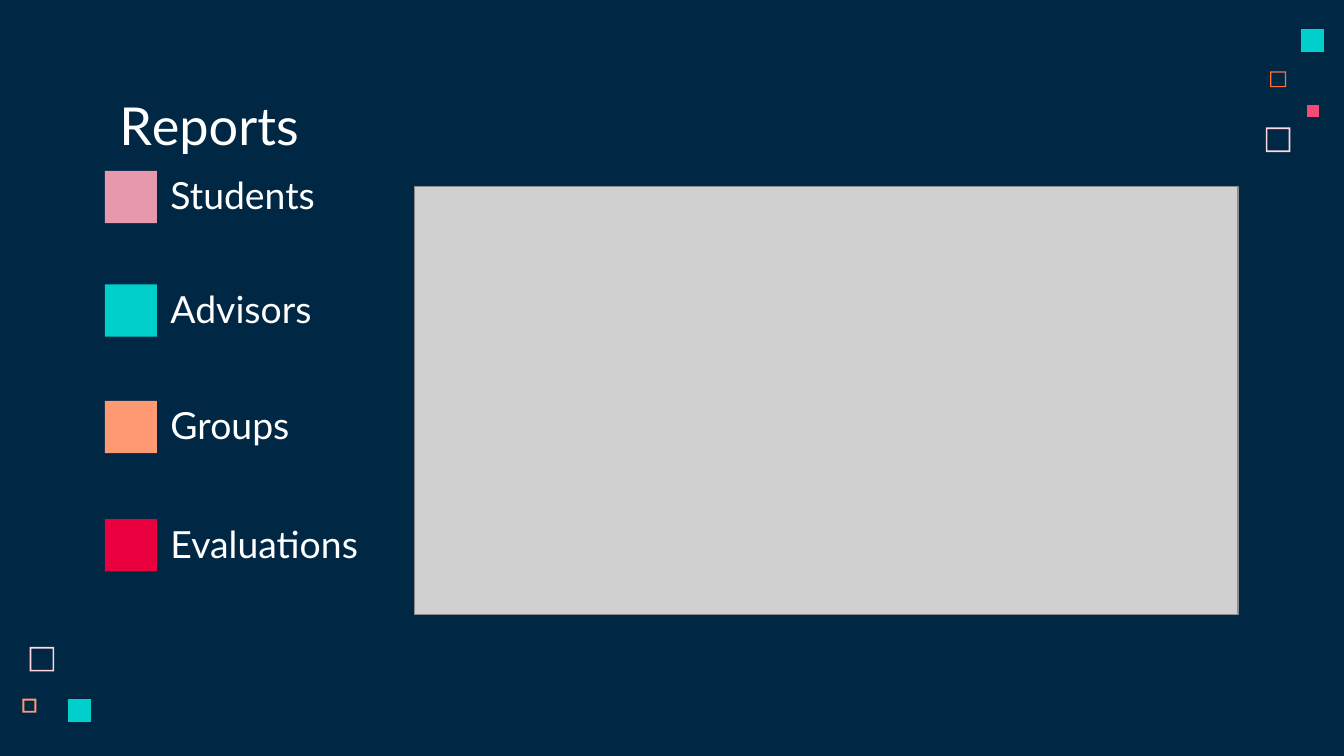
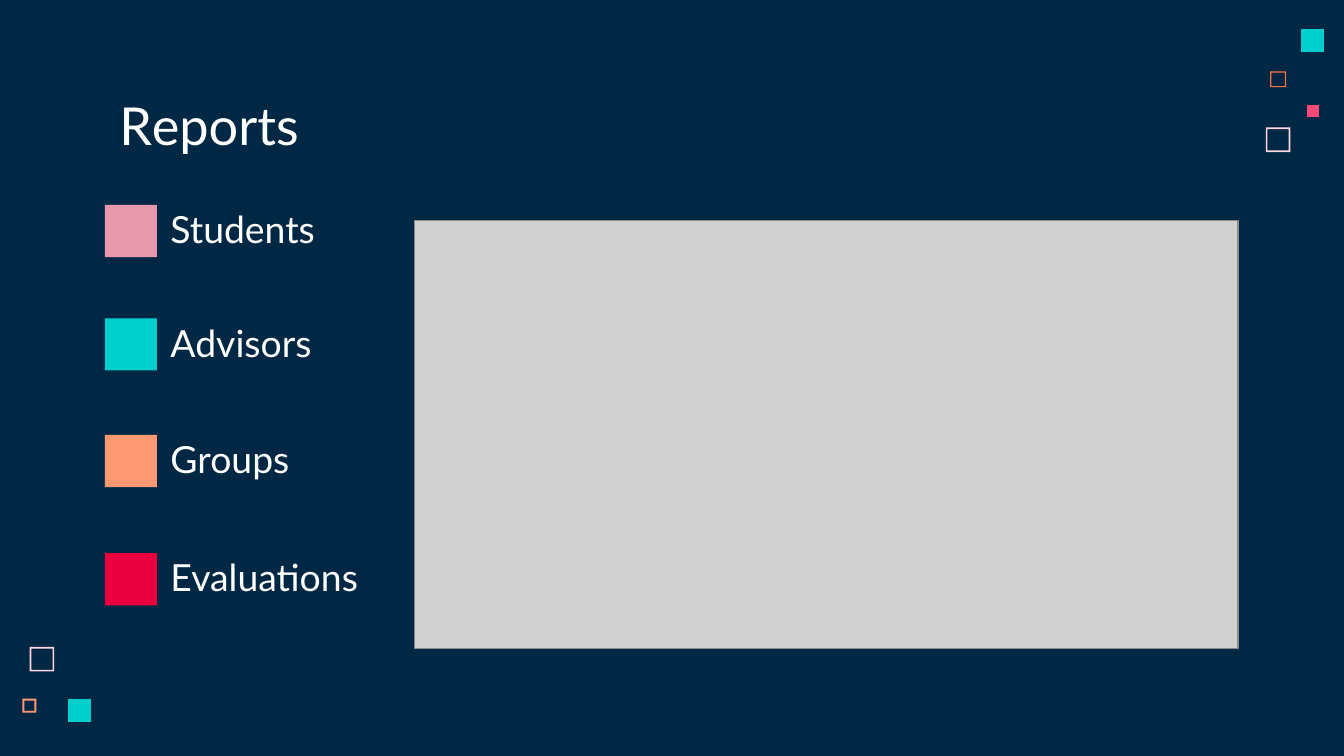
Before and after one commit to AbdulMateenzwl/Final-Year-Project-Management-System, a slide deck: slide 20 of Presentation/Presentation.pptx. Drawn at 1344x756 pixels with LibreOffice and Linux fonts; fonts in the diff are those of the drawing; grey boxes stand for pictures. Boxes give left, top, right and bottom in pixels: in the first picture for what was removed or moved away, otherwise in the second. Text is boxed around its words. In the diff, an @@ line names an element or a change of style, - is before the commit and + after.

```diff
--- a/Presentation/Presentation.pptx
+++ b/Presentation/Presentation.pptx
@@ 4 texts, 4 rectangles, 1 picture: place and size @@
-4 texts, 4 rectangles, 1 picture at [105,171,1238,614]
+4 texts, 4 rectangles, 1 picture at [105,204,1238,648]
```
Also in this commit, not shown: 2 other slides changed, 5 other files.
